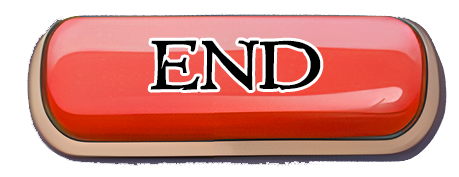
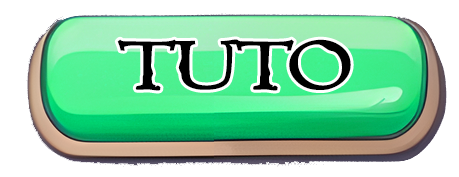
Two versions of the same layered image (459 x 177). Layer-by-layer changes:
added layer "END TURN copie 3" above "END TURN" over (x1=117, y1=39, x2=351, y2=91)
hid "END TURN" over (x1=150, y1=40, x2=321, y2=90)
